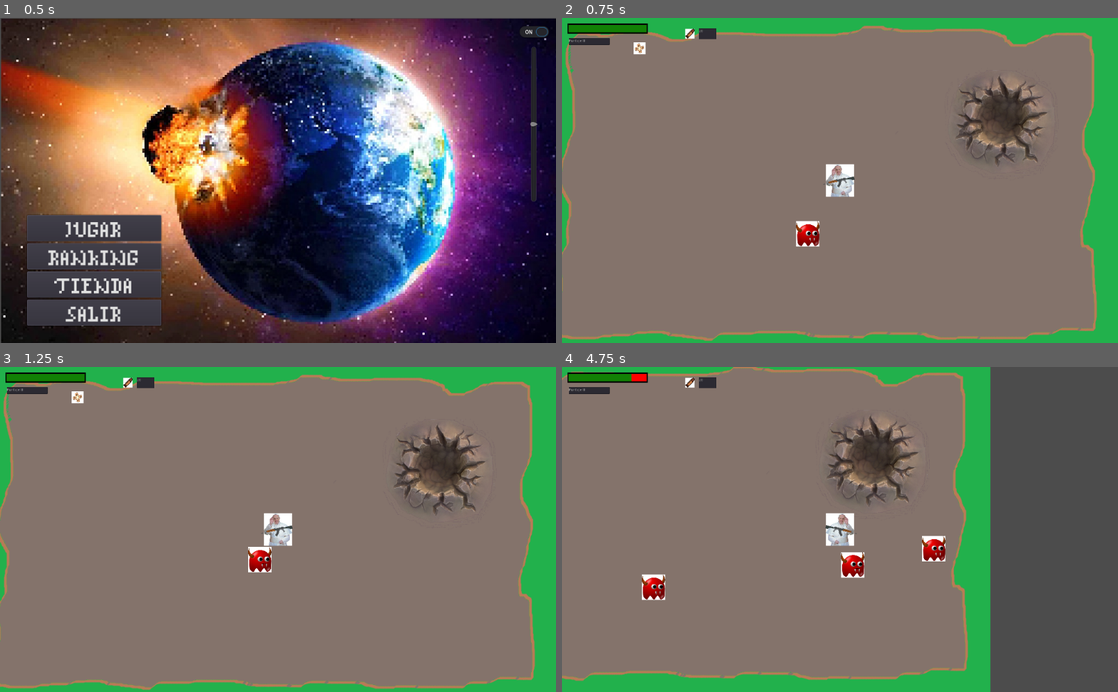
Above: before the commit, frames 1-4 (two rows, left to right).
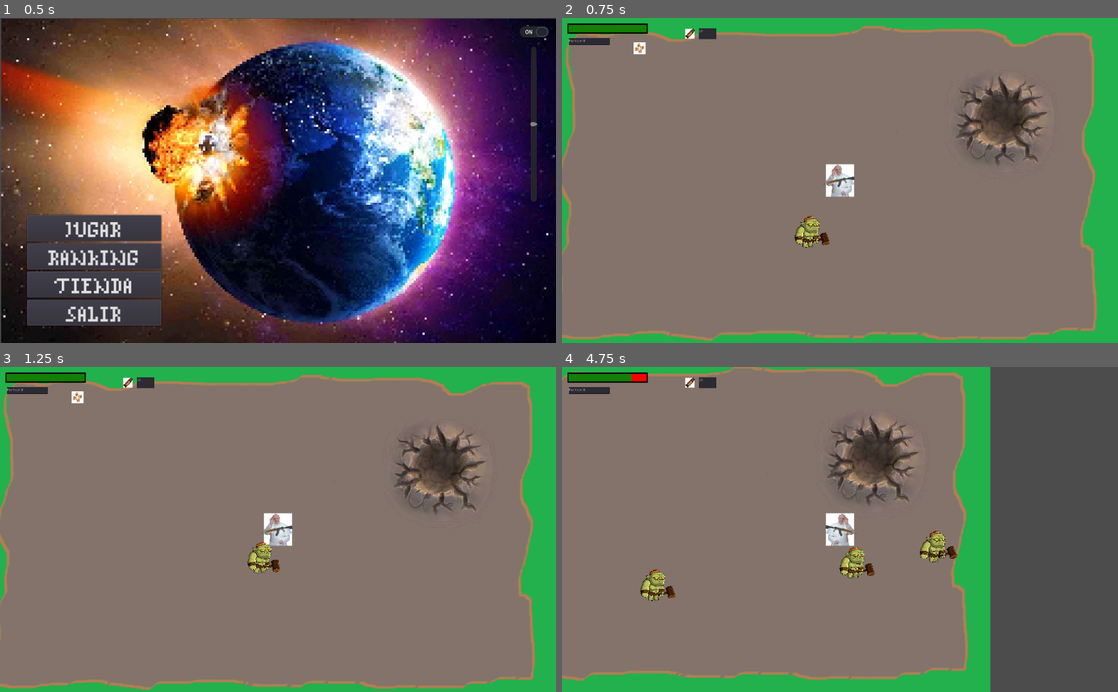
Above: after the commit, the same moments.

Repository: AgustinPatane/Ingenieria_Videojuegos
Game: Godot game, scene res://producto/assets/scenes/Menu.tscn
Same seed, same stepped clock (60 frames per second), same inputs: the game is played once before the commit and once after it.
Inputs (mouse positions are in pixels of both pictures, inside the frame that each line leads up to):
- Up to frame 1 (0.5 s): no input
- Up to frame 2 (0.75 s): click "JUGAR" at 0.5 s
- Up to frame 3 (1.25 s): no input
- Up to frame 4 (4.75 s): move the mouse to (962, 513) at 1.27 s; hold Right (ui_right) 1.28-2.03 s; hold R (recharge) 1.28-2.03 s; move the mouse to (728, 545) at 2.02 s; hold Down (ui_down) 2.03-2.78 s; tap Shift (run) at 2.1 s; move the mouse to (895, 458) at 2.77 s; press the mouse at (895, 458) at 2.78 s; hold Right (ui_right) 2.78-3.53 s; move the mouse to (812, 594) at 3.52 s; release the mouse at (812, 594) at 3.53 s; hold Up (ui_up) 3.53-4.28 s; tap R (recharge) at 3.6 s; move the mouse to (1006, 578) at 4.27 s; hold Left (ui_left) from 4.28 s (still down); hold Shift (run) from 4.28 s (still down)

Frame 1 is identical in both runs. In frame 2, 0.4% of the frame differs, in the area x 41-49%, y 60-71%; in frame 3, 0.4%; in frame 4, 1.3%, in the area x 14-72%, y 50-73%.

Commit message:
animacion de prueba

Diff:
--- a/Trabajo_Final/producto/assets/scenes/Enemigo.tscn
+++ b/Trabajo_Final/producto/assets/scenes/Enemigo.tscn
@@ -1,21 +1,41 @@
-[gd_scene load_steps=4 format=2]
+[gd_scene load_steps=14 format=2]
 
-[ext_resource path="res://producto/assets/img/monstruo.jpg" type="Texture" id=1]
 [ext_resource path="res://producto/scripts/Enemigo.gd" type="Script" id=2]
+[ext_resource path="res://producto/assets/img/probando/ORK_01_WALK_001.png" type="Texture" id=3]
+[ext_resource path="res://producto/assets/img/probando/ORK_01_WALK_002.png" type="Texture" id=4]
+[ext_resource path="res://producto/assets/img/probando/ORK_01_WALK_005.png" type="Texture" id=5]
+[ext_resource path="res://producto/assets/img/probando/ORK_01_WALK_006.png" type="Texture" id=6]
+[ext_resource path="res://producto/assets/img/probando/ORK_01_WALK_007.png" type="Texture" id=7]
+[ext_resource path="res://producto/assets/img/probando/ORK_01_WALK_009.png" type="Texture" id=8]
+[ext_resource path="res://producto/assets/img/probando/ORK_01_WALK_004.png" type="Texture" id=9]
+[ext_resource path="res://producto/assets/img/probando/ORK_01_WALK_008.png" type="Texture" id=10]
+[ext_resource path="res://producto/assets/img/probando/ORK_01_WALK_000.png" type="Texture" id=11]
+[ext_resource path="res://producto/assets/img/probando/ORK_01_WALK_003.png" type="Texture" id=12]
 
 [sub_resource type="RectangleShape2D" id=1]
 extents = Vector2( 21, 23 )
+
+[sub_resource type="SpriteFrames" id=2]
+animations = [ {
+"frames": [ ExtResource( 11 ), ExtResource( 3 ), ExtResource( 4 ), ExtResource( 12 ), ExtResource( 9 ), ExtResource( 5 ), ExtResource( 6 ), ExtResource( 7 ), ExtResource( 10 ), ExtResource( 8 ) ],
+"loop": true,
+"name": "mov",
+"speed": 15.0
+} ]
 
 [node name="Enemigo" type="Area2D"]
 z_index = 2
 script = ExtResource( 2 )
 
-[node name="Sprite" type="Sprite" parent="."]
-scale = Vector2( 0.2, 0.2 )
-texture = ExtResource( 1 )
-
 [node name="CollisionShape2D" type="CollisionShape2D" parent="."]
 shape = SubResource( 1 )
 
+[node name="AnimatedSprite" type="AnimatedSprite" parent="."]
+position = Vector2( 1, -24 )
+scale = Vector2( 0.1, 0.1 )
+frames = SubResource( 2 )
+animation = "mov"
+frame = 5
+
 [connection signal="area_entered" from="." to="." method="_on_Enemigo_area_entered"]
 [connection signal="body_entered" from="." to="." method="_on_Enemigo_body_entered"]
--- a/Trabajo_Final/producto/scripts/Enemigo.gd
+++ b/Trabajo_Final/producto/scripts/Enemigo.gd
@@ -13,6 +13,7 @@
 
 # Called when the node enters the scene tree for the first time.
 func _ready():
+	$AnimatedSprite.play("mov")
 	jugador = get_node("/root/Mapa/Jugador")
 
 func _process(delta):
--- a/Trabajo_Final/project.godot
+++ b/Trabajo_Final/project.godot
@@ -58,7 +58,7 @@
  ]
 }
 recharge={
-"deadzone": 0.5,
+"deadzone": 0.49,
 "events": [ Object(InputEventKey,"resource_local_to_scene":false,"resource_name":"","device":0,"alt":false,"shift":false,"control":false,"meta":false,"command":false,"pressed":false,"scancode":0,"physical_scancode":82,"unicode":0,"echo":false,"script":null)
  ]
 }
Binary file added: Trabajo_Final/producto/assets/img/probando/ORK_01_WALK_000.png
Not shown, added: Trabajo_Final/producto/assets/img/probando/ORK_01_WALK_000.png.import
Binary file added: Trabajo_Final/producto/assets/img/probando/ORK_01_WALK_001.png
Not shown, added: Trabajo_Final/producto/assets/img/probando/ORK_01_WALK_001.png.import
Binary file added: Trabajo_Final/producto/assets/img/probando/ORK_01_WALK_002.png
Not shown, added: Trabajo_Final/producto/assets/img/probando/ORK_01_WALK_002.png.import
Binary file added: Trabajo_Final/producto/assets/img/probando/ORK_01_WALK_003.png
Not shown, added: Trabajo_Final/producto/assets/img/probando/ORK_01_WALK_003.png.import
Binary file added: Trabajo_Final/producto/assets/img/probando/ORK_01_WALK_004.png
Not shown, added: Trabajo_Final/producto/assets/img/probando/ORK_01_WALK_004.png.import
Binary file added: Trabajo_Final/producto/assets/img/probando/ORK_01_WALK_005.png
Not shown, added: Trabajo_Final/producto/assets/img/probando/ORK_01_WALK_005.png.import
(and 8 more such lines)
